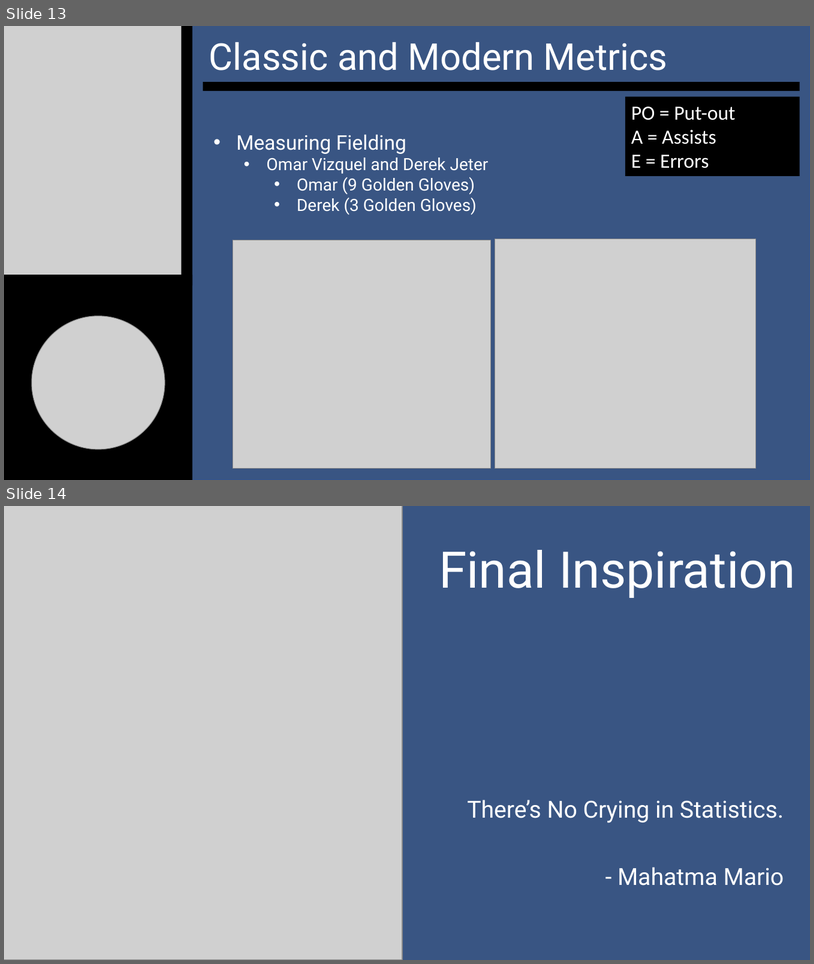
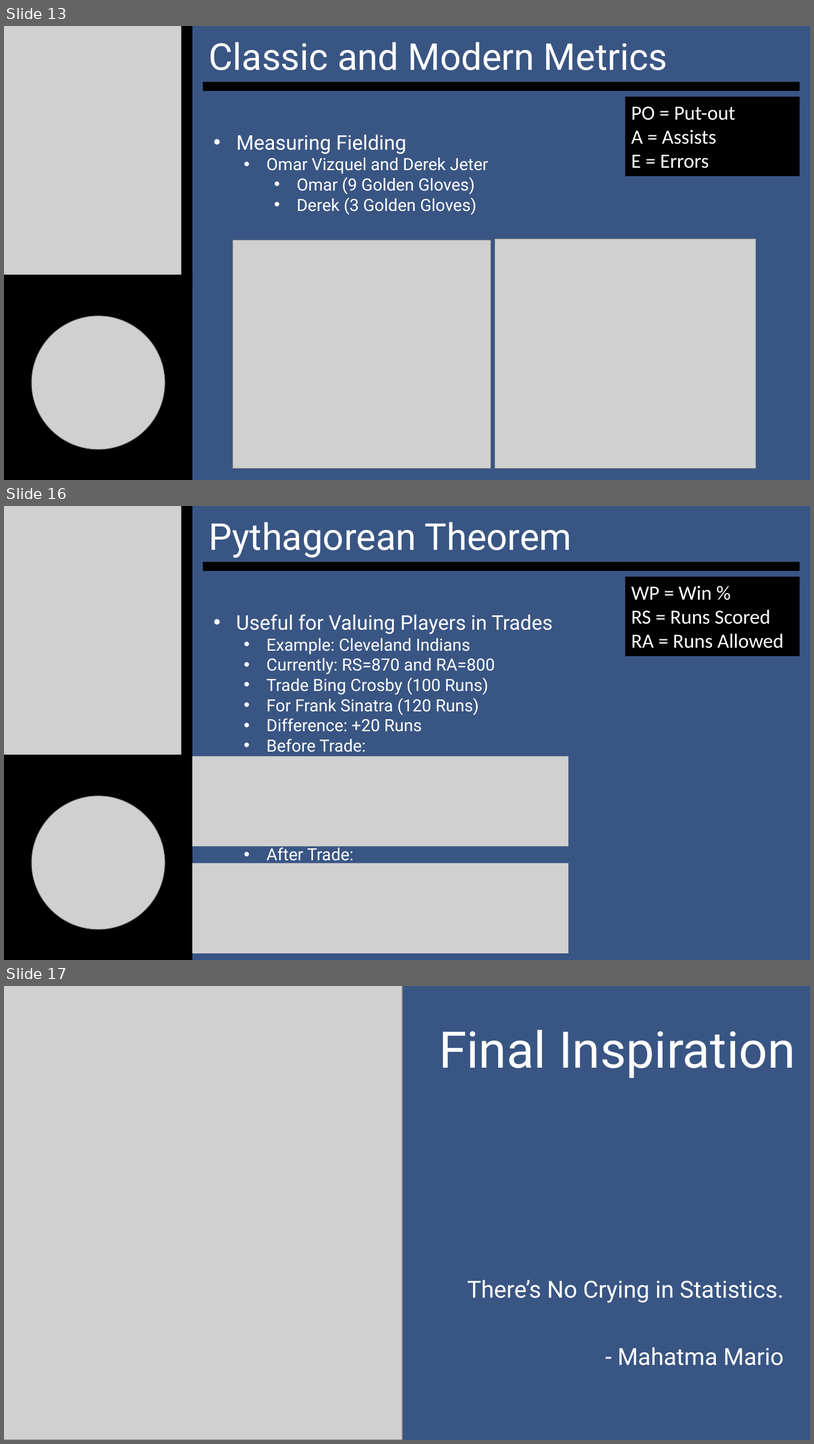
Before and after one commit to SuperMarioGiacomazzo/STOR390_WEBSITE, a slide deck: Slides/Baseball 1/Baseball_1_Lecture.pptx. Shown one above the other, each under a label of ours: slides 13 and 14 before the commit, slides 13, 16 and 17 after it; the slides between them are not shown. The pictures are 814x964 and 814x1444 pixels, drawn with LibreOffice and Linux fonts; fonts in the diff are those of the drawing; grey boxes stand for pictures. Boxes give left, top, right and bottom in pixels: in the first picture for what was removed or moved away, otherwise in the second. Text is boxed around its words. In the diff, an @@ line names an element or a change of style, - is before the commit and + after.

Commit message:
Lecture 1 Update

```diff
--- a/Slides/Baseball 1/Baseball_1_Lecture.pptx
+++ b/Slides/Baseball 1/Baseball_1_Lecture.pptx
@@ slide 16 added at (4, 506, 810, 960), background #FFFFFF @@
@@ rectangle added at (4, 506, 810, 960), fill #395583, outline #325491 1 pt @@
@@ picture added at (4, 506, 182, 765) @@
@@ rectangle added at (182, 506, 193, 765), fill #000000 @@
@@ subtitle added at (209, 522, 572, 558), 44 pt, text #FFFFFF @@
+Pythagorean Theorem
@@ rectangle added at (203, 562, 800, 571), fill #000000 @@
@@ rectangle added at (626, 577, 800, 656), fill #000000, 24 pt, text #FFFFFF @@
+WP = Win %
+RS = Runs Scored
+RA = Runs Allowed
@@ text added at (236, 614, 553, 864), 20 pt, text #FFFFFF @@
+• Useful for Valuing Players in Trades
+  • Example: Cleveland Indians
+  • Currently: RS=870 and RA=800
+  • Trade Bing Crosby (100 Runs)
+  • For Frank Sinatra (120 Runs)
+  • Difference: +20 Runs
+  • Before Trade:
+  • After Trade:
@@ rectangle added at (4, 754, 193, 960), fill #000000 @@
@@ picture added at (193, 756, 569, 846) @@
@@ picture added at (32, 796, 165, 929) @@
@@ picture added at (193, 863, 569, 953) @@
@@ what was slide 14 is now slide 17 @@
```
Also in this commit, not shown: 2 other slides added, 3 other files.
